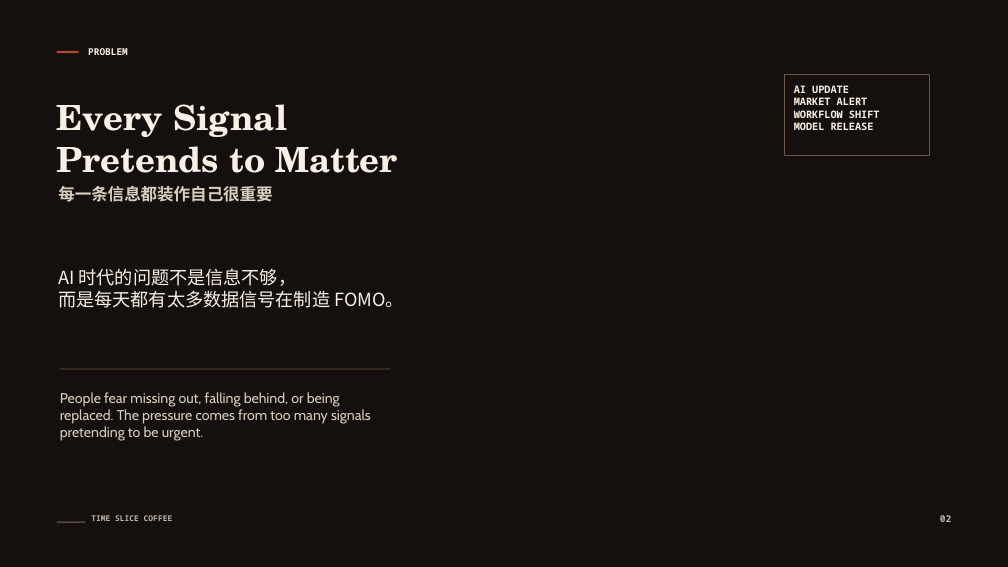
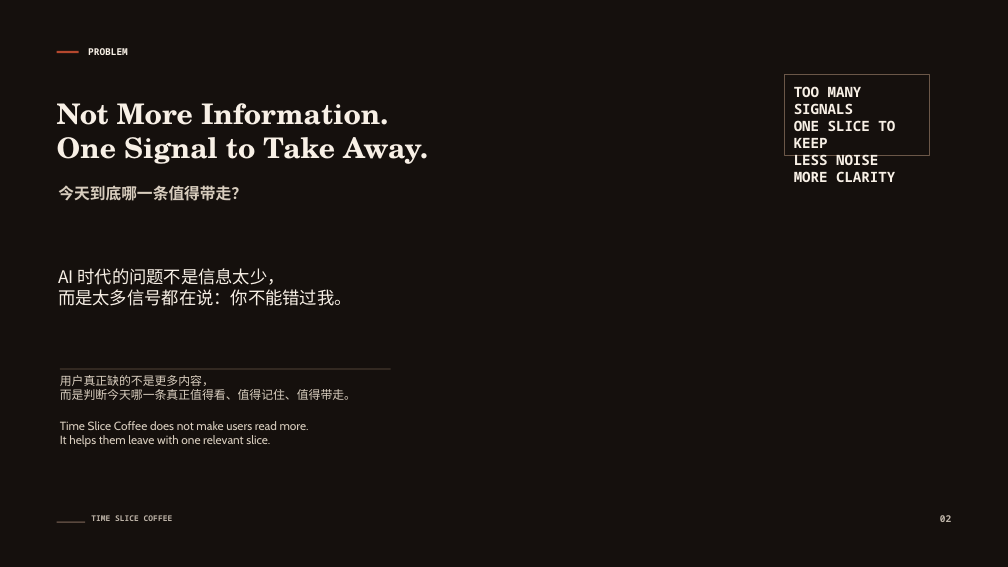
Before and after one commit to AcngAcng/qingsong-time-slice-coffee, a slide deck: slide 2 of pitch-deck/Time_Slice_Coffee_Hackathon_Pitch_Deck.pptx. Drawn at 1008x567 pixels with LibreOffice and Linux fonts; fonts in the diff are those of the drawing; background and template pictures are left out; a plain dark background stands for a picture behind light text. Boxes give left, top, right and bottom in pixels: in the first picture for what was removed or moved away, otherwise in the second. Text is boxed around its words. In the diff, an @@ line names an element or a change of style, - is before the commit and + after.

```diff
--- a/pitch-deck/Time_Slice_Coffee_Hackathon_Pitch_Deck.pptx
+++ b/pitch-deck/Time_Slice_Coffee_Hackathon_Pitch_Deck.pptx
@@ text in rectangle at box(794, 86, 895, 182): text changed; size 9.8 to 13.5 pt @@
-AI UPDATE
-MARKET ALERT
-WORKFLOW SHIFT
-MODEL RELEASE
+TOO MANY SIGNALS
+ONE SLICE TO KEEP
+LESS NOISE
+MORE CLARITY
@@ text at box(57, 103, 428, 164): text changed; size 33 to 27 pt @@
-Every Signal
-Pretends to Matter
+Not More Information.
+One Signal to Take Away.
@@ text at box(58, 185, 247, 201): text changed; size 15.8 to 15 pt @@
-每一条信息都装作自己很重要
+今天到底哪一条值得带走？
@@ text at box(58, 268, 351, 306): text changed; size 17.2 to 16.5 pt @@
-AI 时代的问题不是信息不够，
-而是每天都有太多数据信号在制造 FOMO。
+AI 时代的问题不是信息太少，
+而是太多信号都在说：你不能错过我。
@@ text at box(60, 375, 356, 447): text changed; size 13.5 to 11.2 pt @@
-People fear missing out, falling behind, or being replaced. The pressure comes from too many signals pretending to be urgent.
+用户真正缺的不是更多内容，
+而是判断今天哪一条真正值得看、值得记住、值得带走。
+Time Slice Coffee does not make users read more.
+It helps them leave with one relevant slice.
```
Also in this commit, not shown: 7 other slides changed, 18 other files.
